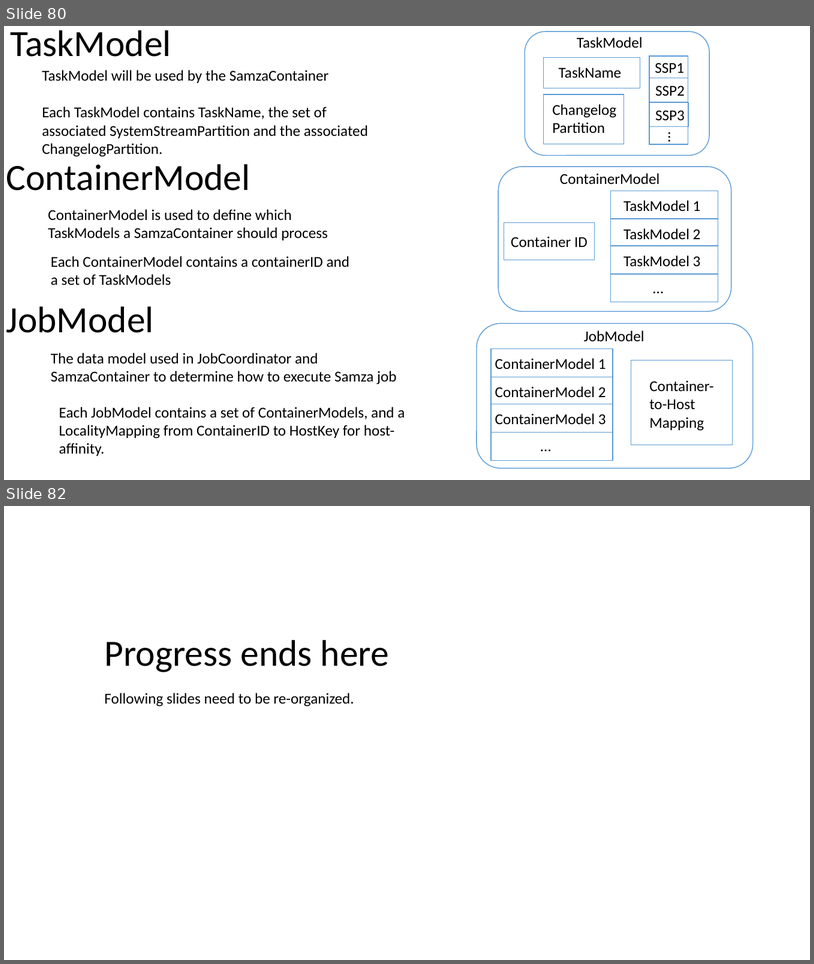
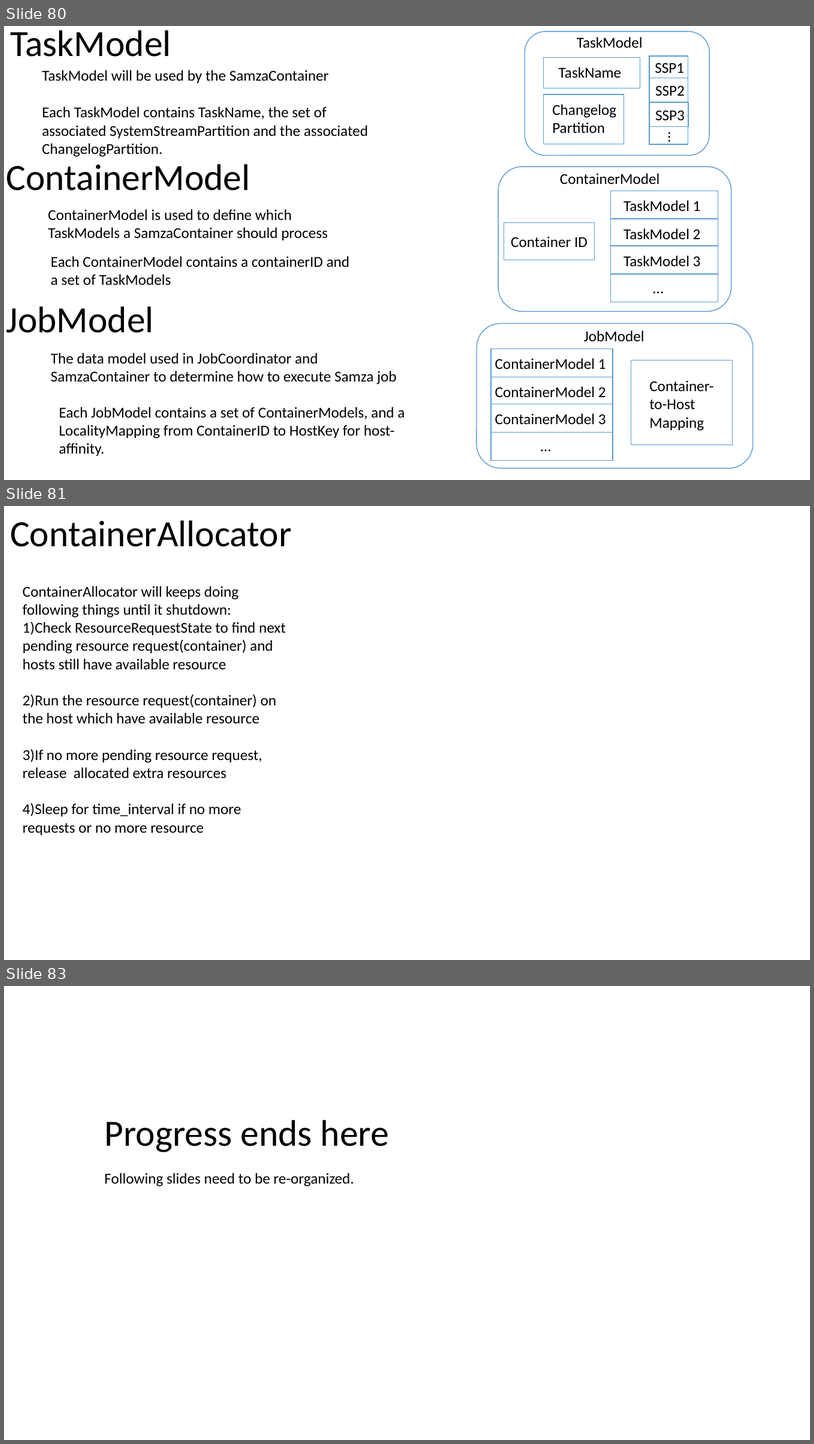
Before and after one commit to Swrrt/Samza-Documents, a slide deck: Documentation/SamzaStructure.pptx. Shown one above the other, each under a label of ours: slides 80 and 82 before the commit, slides 80, 81 and 83 after it; the slides between them are not shown. The pictures are 814x964 and 814x1444 pixels, drawn with LibreOffice and Linux fonts; fonts in the diff are those of the drawing. Boxes give left, top, right and bottom in pixels: in the first picture for what was removed or moved away, otherwise in the second. Text is boxed around its words. In the diff, an @@ line names an element or a change of style, - is before the commit and + after.

Commit message:
ContainerAllocator over

```diff
--- a/Documentation/SamzaStructure.pptx
+++ b/Documentation/SamzaStructure.pptx
@@ slide 81 added at (x1=4, y1=506, x2=810, y2=960), background #FFFFFF @@
@@ title added at (x1=10, y1=520, x2=292, y2=547), 44 pt, text #000000 @@
+ContainerAllocator
@@ text added at (x1=23, y1=586, x2=286, y2=835), 18 pt, text #000000 @@
+ContainerAllocator will keeps doing following things until it shutdown:
+1)Check ResourceRequestState to find next pending resource request(container) and hosts still have available resource
+2)Run the resource request(container) on the host which have available resource
+3)If no more pending resource request, release allocated extra resources
+4)Sleep for time_interval if no more requests or no more resource
@@ what was slide 82 is now slide 83 @@
```
Also in this commit, not shown: 2 slides changed, 1 other slide added, 1 slide removed.
